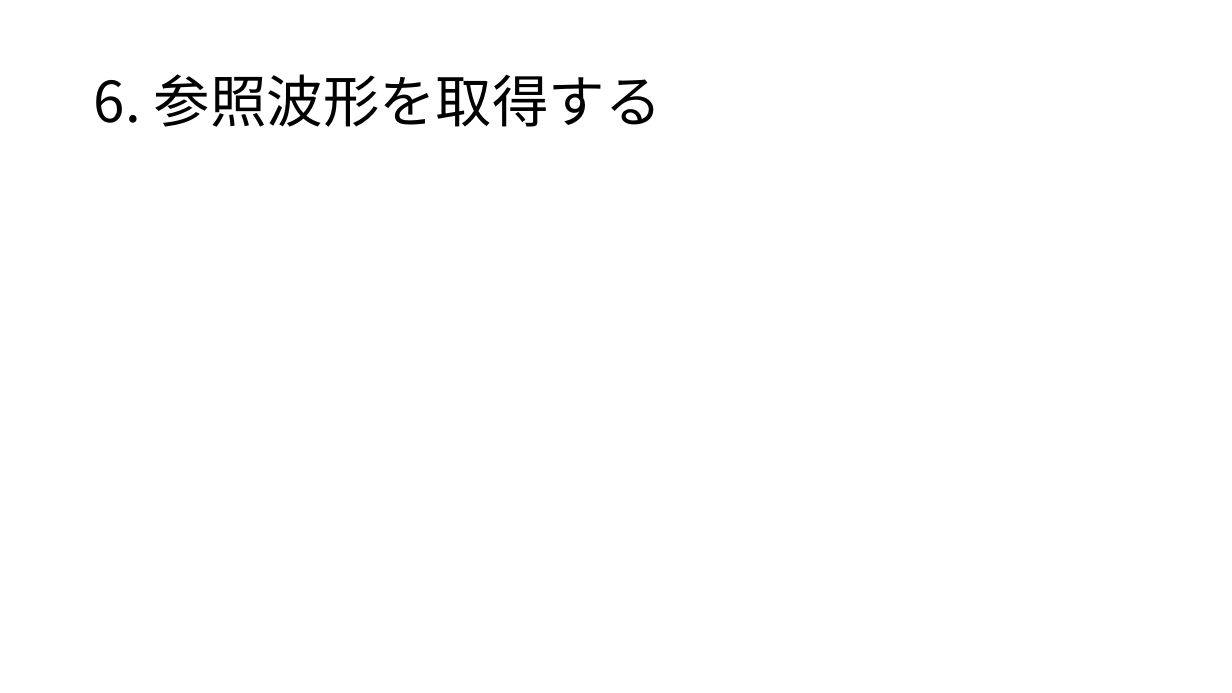
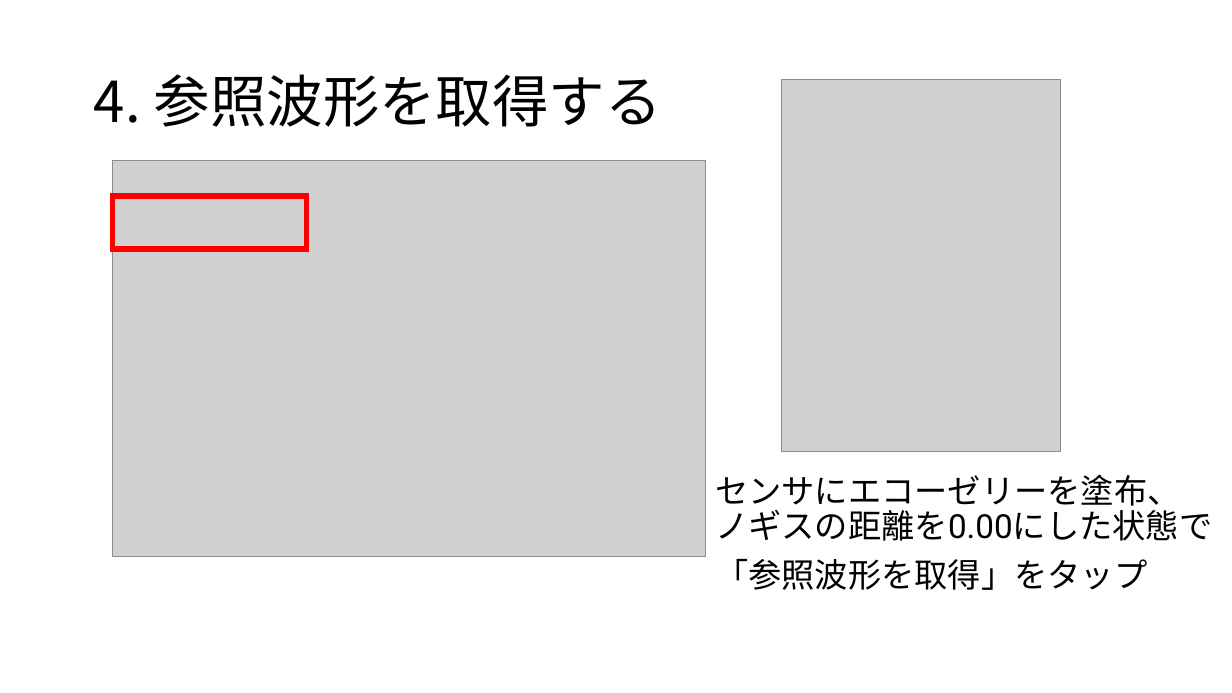
Before and after one commit to RyoichiYuda/SoundVelocity_App, a slide deck: slide 7 of 音速測定ノギスの使い方.pptx. Drawn at 1232x693 pixels with LibreOffice and Linux fonts; fonts in the diff are those of the drawing; grey boxes stand for pictures. Boxes give left, top, right and bottom in pixels: in the first picture for what was removed or moved away, otherwise in the second. Text is boxed around its words. In the diff, an @@ line names an element or a change of style, - is before the commit and + after.

```diff
--- a/音速測定ノギスの使い方.pptx
+++ b/音速測定ノギスの使い方.pptx
@@ title at [94,74,662,127]: text changed @@
-6. 参照波形を取得する
+4. 参照波形を取得する
@@ picture added at [782,79,1061,451] @@
@@ picture added at [113,161,706,556] @@
@@ rectangle added at [113,196,307,249], outline #FF0000 4 pt @@
@@ text added at [715,474,1212,590], 25.9 pt, text #000000 @@
+センサにエコーゼリーを塗布、ノギスの距離を0.00にした状態で
+「参照波形を取得」をタップ
```
Also in this commit, not shown: 8 other slides changed, 5 other files.
